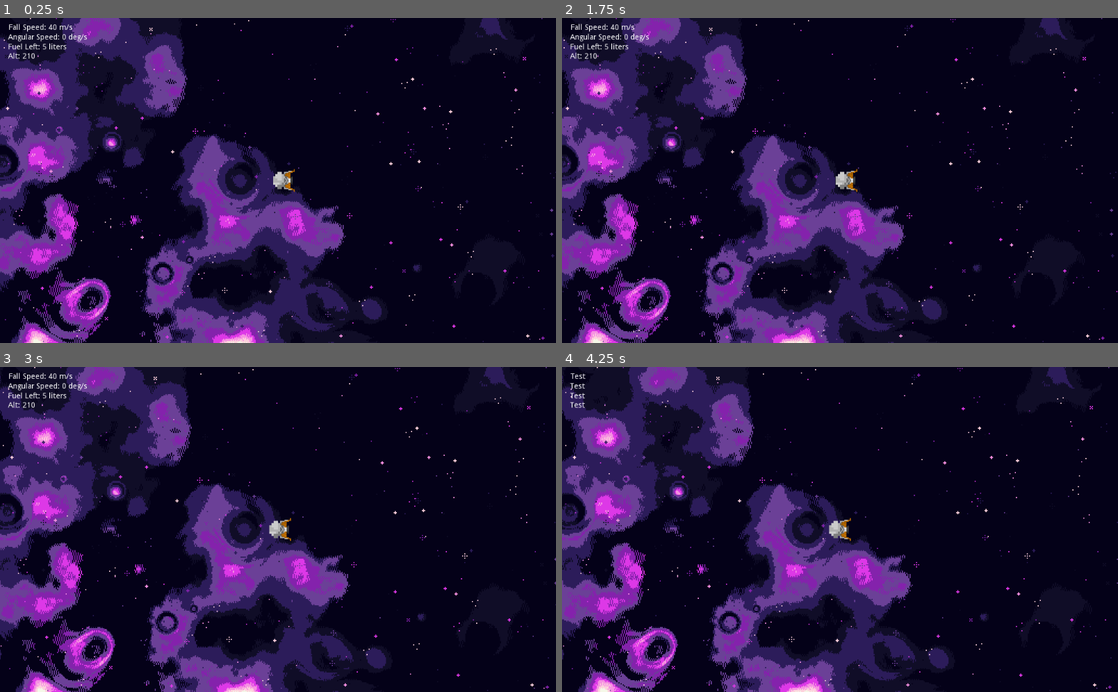
Above: before the commit, frames 1-4 (two rows, left to right).
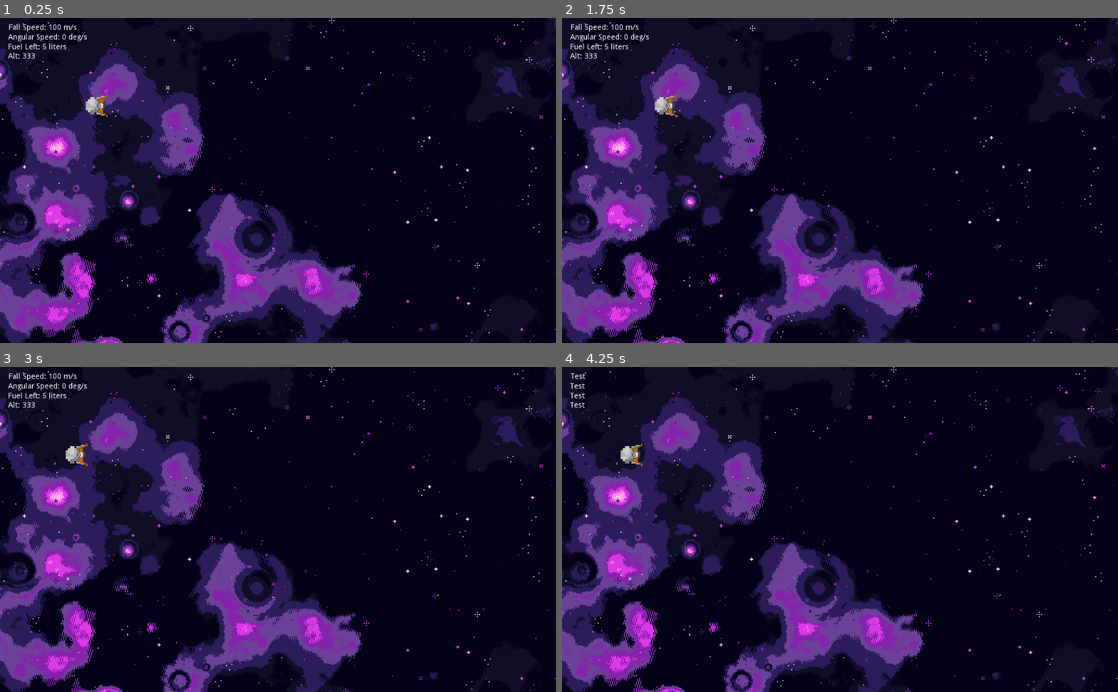
Above: after the commit, the same moments.

Repository: dijs/lunar-lander-mk2
Game: Godot game, scene res://Main.tscn
Two runs of this game, one before a commit and one after it. Both use one fixed random seed, a clock stepped at 60 frames per second and the inputs below.
Inputs:
- Up to frame 1 (0.25 s): no input
- Up to frame 2 (1.75 s): hold Right 0.53-1.28 s; hold R 0.53-1.28 s; tap Space at 0.77, 1.52 s; tap Enter at 1.25 s; hold Left from 1.28 s (still down); tap R at 1.35 s
- Up to frame 3 (3 s): release Left at 2.03 s; hold R 2.03-2.78 s; hold Right from 2.03 s (still down); tap Space at 2.75 s; tap R at 2.85 s
- Up to frame 4 (4.25 s): tap Space at 3.02, 3.77 s; release Right at 3.53 s; hold Left from 3.53 s (still down); hold R from 3.53 s (still down)

The runs differ from the first frame. In frame 1, 34% of the frame differs, in the area x 0-100%, y 0-100%; in frame 2, 34%; in frame 3, 34%; in frame 4, 34%.

Commit message:
Added initial velocity

Diff:
--- a/Main.gd
+++ b/Main.gd
@@ -5,9 +5,10 @@
 export var gravity_pull = Vector2.DOWN * 5
 export var fall_speed_threshold = 7
 export var angl_speed_threshold = 10
+export var initial_velocity = Vector2.RIGHT * 100
 
 var rotation_input = 0 # -1, 0, 1
-var velocity = Vector2.RIGHT * 40
+var velocity = Vector2.ZERO
 var hit_ground = false
 var spin = 0
 var thrust = 0
@@ -18,6 +19,7 @@
 var _callback_ref = JavaScript.create_callback(self, "on_js_input")
 
 func _ready():
+	velocity = initial_velocity
 	var _e = $Lander/Explosion.connect("animation_finished", self, "on_exploded")
 	var dom = JavaScript.get_interface("window")
 	if dom:
--- a/Main.tscn
+++ b/Main.tscn
@@ -129,7 +129,7 @@
 width = 1.0
 
 [node name="Lander" type="KinematicBody2D" parent="."]
-position = Vector2( -233, -96 )
+position = Vector2( -436, -219 )
 rotation = -1.5708
 
 [node name="Camera2D" type="Camera2D" parent="Lander"]
